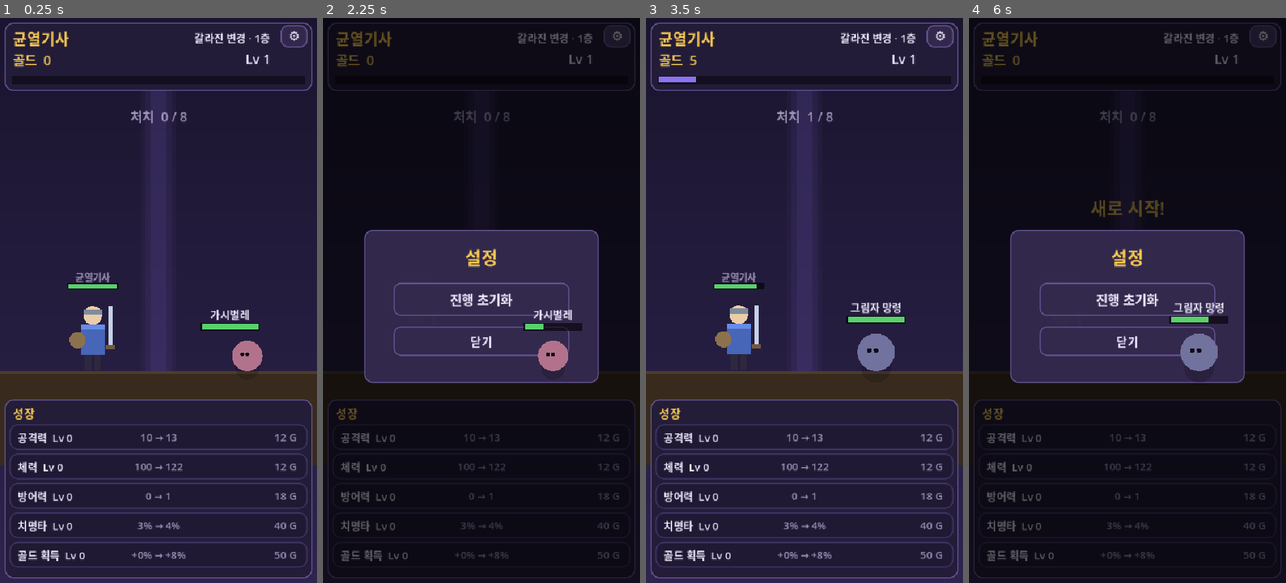
Above: before the commit, frames 1-4 (left to right).
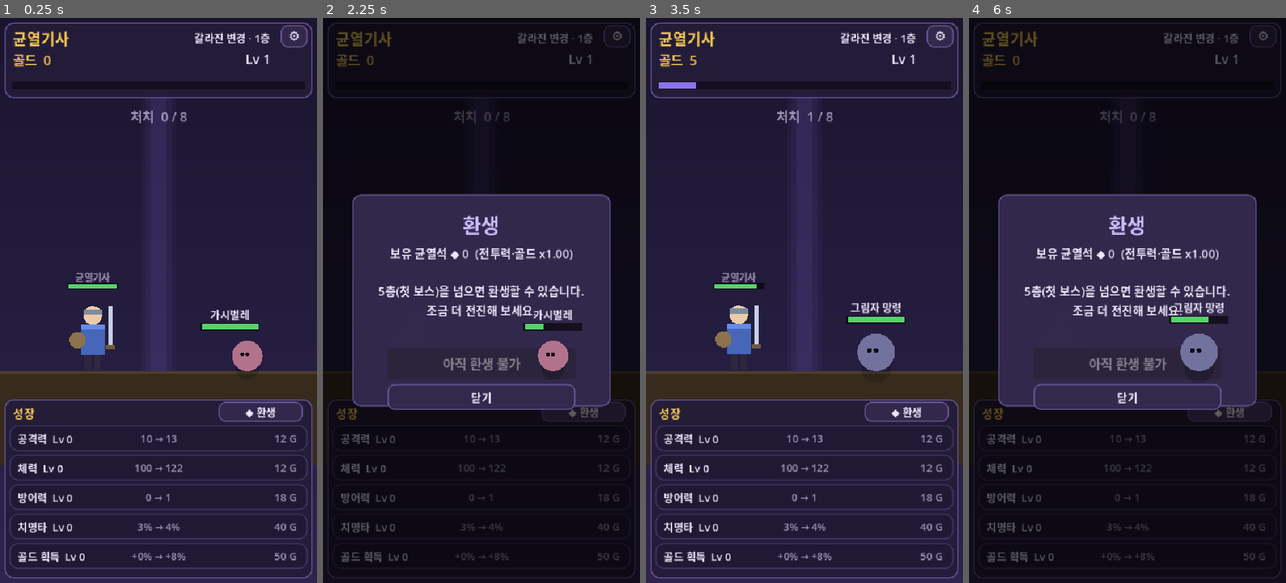
Above: after the commit, the same moments.

Repository: BN8624/unknown
Game: Godot game, scene res://Main.tscn
Same seed, same stepped clock (60 frames per second), same inputs: the game is played once before the commit and once after it.
Inputs:
- Up to frame 1 (0.25 s): no input
- Up to frame 2 (2.25 s): click "⚙" at 0.5 s; click "닫기" at 1.25 s; click "⚙" (after the commit: "◆ 환생") at 2 s
- Up to frame 3 (3.5 s): click "닫기" at 2.75 s
- Up to frame 4 (6 s): click "⚙" at 3.5 s; click "진행 초기화" at 4.25 s; click "정말 초기화? 한 번 더" at 5 s; click "⚙" (after the commit: "◆ 환생") at 5.75 s

The runs differ from the first frame. In frame 1, 7.7% of the frame differs, in the area x 1-99%, y 10-98%; in frame 2, 16%; in frame 3, 7.7%; in frame 4, 16%, in the area x 1-99%, y 11-97%.

Commit message:
feat: 균열기사 — 오프라인 보상·환생(프레스티지)·사운드 추가
- 오프라인 보상: 마지막 저장 시각 기준 정산(최대 8시간·효율 0.6),
  복귀 시 보상 팝업. 저장에 last_save_unix 추가.
- 환생(프레스티지): 균열석 재화로 영구 전투력·골드 배수(개당 +4%),
  최고 도달 층 기반 획득량. 환생 오버레이·HUD 표시.
- 사운드: 기존 CC0 assets/sfx 재사용, AudioStreamPlayer 풀로
  공격·치명타·레벨업·보스등장·승리·버튼음 연결.

Co-Authored-By: Claude Opus 4.8 <noreply@anthropic.com>

Diff:
--- a/Main.gd
+++ b/Main.gd
@@ -31,6 +31,10 @@
 var kills := 0
 var max_stage_cleared := 0
 var region_cleared := false
+var souls := 0                # 환생 재화(균열석)
+var prestige_count := 0
+var last_save_unix := 0
+var p_global_mult := 1.0      # 균열석 영구 배수
 
 # ── 파생 능력치 ──────────────────────────────────────────────────
 var p_atk := 10
@@ -65,7 +69,14 @@
 var reward_title: Label
 var reward_body: Label
 var settings_overlay: Control
+var prestige_overlay: Control
+var prestige_body: Label
+var prestige_do_btn: Button
+var lbl_souls: Label
 var save_timer := 0.0
+var sfx_streams := {}
+var sfx_players: Array = []
+var sfx_next := 0
 
 
 func _ready() -> void:
@@ -77,6 +88,8 @@
 	_build_notice()
 	_build_reward_overlay()
 	_build_settings_overlay()
+	_build_prestige_overlay()
+	_setup_audio()
 	var s := SaveSystem.load_state()
 	if not s.is_empty():
 		_apply_save(s)
@@ -86,6 +99,8 @@
 	_update_hud()
 	_update_growth_buttons()
 	_apply_font()
+	if not _shot_mode and not s.is_empty():
+		_grant_offline(s)
 	if _shot_mode:
 		_run_shot_sequence()
 
@@ -106,6 +121,15 @@
 	_show_reward("보스 격파!", "거대 거미 아라크 처치\n골드 +1,200\n전투력이 단단해졌습니다.\n\n6층으로 전진!")
 	await get_tree().create_timer(0.4).timeout
 	_save_shot("r04_reward")
+	reward_overlay.visible = false
+	max_stage_cleared = 12; souls = 8; _recompute_stats(); _update_hud()
+	_open_prestige()
+	await get_tree().create_timer(0.4).timeout
+	_save_shot("r05_prestige")
+	prestige_overlay.visible = false
+	_show_reward("돌아오셨군요!", "자리를 비운 3시간 12분 동안\n부하들이 사냥했습니다.\n\n골드 +18,400")
+	await get_tree().create_timer(0.4).timeout
+	_save_shot("r06_offline")
 	get_tree().quit(0)
 
 func _save_shot(tag: String) -> void:
@@ -192,7 +216,7 @@
 
 # ── 상단 HUD ─────────────────────────────────────────────────────
 func _build_hud() -> void:
-	var panel := _new_panel(Rect2(8, 8, 524, 116), COL_PANEL)
+	var panel := _new_panel(Rect2(8, 8, 524, 128), COL_PANEL)
 	add_child(panel)
 
 	var title := _new_label(GameData.GAME_TITLE, 26, COL_GOLD)
@@ -212,7 +236,9 @@
 	gear.size = Vector2(46, 38)
 	gear.add_theme_font_size_override("font_size", 22)
 	_style_button(gear)
-	gear.pressed.connect(func() -> void: settings_overlay.visible = true)
+	gear.pressed.connect(func() -> void:
+		_play("button")
+		settings_overlay.visible = true)
 	add_child(gear)
 
 	lbl_gold = _new_label("", 22, COL_GOLD)
@@ -225,16 +251,22 @@
 	lbl_level.horizontal_alignment = HORIZONTAL_ALIGNMENT_RIGHT
 	add_child(lbl_level)
 
+	lbl_souls = _new_label("", 15, Color(0.80, 0.72, 1.0))
+	lbl_souls.position = Vector2(180, 82)
+	lbl_souls.size = Vector2(330, 18)
+	lbl_souls.horizontal_alignment = HORIZONTAL_ALIGNMENT_RIGHT
+	add_child(lbl_souls)
+
 	var exp_bg := ColorRect.new()
 	exp_bg.color = Color(0, 0, 0, 0.45)
-	exp_bg.size = Vector2(500, 14)
-	exp_bg.position = Vector2(20, 98)
+	exp_bg.size = Vector2(500, 13)
+	exp_bg.position = Vector2(20, 108)
 	exp_bg.mouse_filter = Control.MOUSE_FILTER_IGNORE
 	add_child(exp_bg)
 	exp_fill = ColorRect.new()
 	exp_fill.color = COL_EXP
-	exp_fill.size = Vector2(0, 10)
-	exp_fill.position = Vector2(22, 100)
+	exp_fill.size = Vector2(0, 9)
+	exp_fill.position = Vector2(22, 110)
 	exp_fill.mouse_filter = Control.MOUSE_FILTER_IGNORE
 	add_child(exp_fill)
 
@@ -246,7 +278,19 @@
 	var head := _new_label("성장", 20, COL_GOLD)
 	head.position = Vector2(22, 656)
 	add_child(head)
-	var y := 690.0
+
+	var prestige_btn := Button.new()
+	prestige_btn.text = "◆ 환생"
+	prestige_btn.position = Vector2(372, 652)
+	prestige_btn.size = Vector2(144, 34)
+	prestige_btn.add_theme_font_size_override("font_size", 18)
+	_style_button(prestige_btn)
+	prestige_btn.pressed.connect(func() -> void:
+		_play("button")
+		_open_prestige())
+	add_child(prestige_btn)
+
+	var y := 692.0
 	for udef in GameData.UPGRADES:
 		_make_upgrade_row(udef, y)
 		y += 50.0
@@ -363,6 +407,157 @@
 	settings_overlay.add_child(close_btn)
 
 
+# ── 환생(프레스티지) 오버레이 ────────────────────────────────────
+func _build_prestige_overlay() -> void:
+	prestige_overlay = Control.new()
+	prestige_overlay.size = GameData.SCREEN
+	prestige_overlay.visible = false
+	add_child(prestige_overlay)
+	var dim := ColorRect.new()
+	dim.color = Color(0, 0, 0, 0.62)
+	dim.size = GameData.SCREEN
+	dim.mouse_filter = Control.MOUSE_FILTER_STOP
+	prestige_overlay.add_child(dim)
+	var box := _new_panel(Rect2(50, 300, 440, 360), COL_PANEL_HI)
+	prestige_overlay.add_child(box)
+	var t := _new_label("환생", 34, Color(0.82, 0.74, 1.0))
+	t.position = Vector2(50, 326)
+	t.size = Vector2(440, 44)
+	t.horizontal_alignment = HORIZONTAL_ALIGNMENT_CENTER
+	prestige_overlay.add_child(t)
+	prestige_body = _new_label("", 20, COL_TEXT)
+	prestige_body.position = Vector2(78, 384)
+	prestige_body.size = Vector2(384, 170)
+	prestige_body.horizontal_alignment = HORIZONTAL_ALIGNMENT_CENTER
+	prestige_body.autowrap_mode = TextServer.AUTOWRAP_WORD_SMART
+	prestige_overlay.add_child(prestige_body)
+
+	prestige_do_btn = Button.new()
+	prestige_do_btn.position = Vector2(110, 560)
+	prestige_do_btn.size = Vector2(320, 54)
+	prestige_do_btn.add_theme_font_size_override("font_size", 22)
+	_style_button(prestige_do_btn)
+	var confirming := {"v": false}
+	prestige_do_btn.pressed.connect(func() -> void:
+		var gain := GameData.souls_for(max_stage_cleared)
+		if gain <= 0:
+			return
+		if not confirming["v"]:
+			confirming["v"] = true
+			prestige_do_btn.text = "정말 환생? 한 번 더"
+		else:
+			confirming["v"] = false
+			_play("boss_victory")
+			_do_prestige(gain)
+			prestige_overlay.visible = false)
+	prestige_overlay.add_child(prestige_do_btn)
+
+	var pclose_btn := Button.new()
+	pclose_btn.text = "닫기"
+	pclose_btn.position = Vector2(110, 622)
+	pclose_btn.size = Vector2(320, 44)
+	pclose_btn.add_theme_font_size_override("font_size", 19)
+	_style_button(pclose_btn)
+	pclose_btn.pressed.connect(func() -> void:
+		confirming["v"] = false
+		prestige_overlay.visible = false)
+	prestige_overlay.add_child(pclose_btn)
+
+
+func _open_prestige() -> void:
+	var gain := GameData.souls_for(max_stage_cleared)
+	var cur_mult := GameData.global_mult(souls)
+	var next_mult := GameData.global_mult(souls + gain)
+	var body := "보유 %s ◆ %d  (전투력·골드 x%.2f)\n\n" % [GameData.SOUL_NAME, souls, cur_mult]
+	if gain > 0:
+		body += "지금 환생하면 %s ◆ %d 획득\n→ 배수 x%.2f\n\n레벨·골드·강화·층은 초기화됩니다." % [GameData.SOUL_NAME, gain, next_mult]
+		prestige_do_btn.disabled = false
+		prestige_do_btn.text = "환생하고 ◆%d 받기" % gain
+	else:
+		body += "%d층(첫 보스)을 넘으면 환생할 수 있습니다.\n조금 더 전진해 보세요." % GameData.SOUL_MIN_STAGE
+		prestige_do_btn.disabled = true
+		prestige_do_btn.text = "아직 환생 불가"
+	prestige_body.text = body
+	prestige_overlay.visible = true
+	if kfont != null:
+		_apply_font_to(prestige_overlay)
+
+
+func _do_prestige(gain: int) -> void:
+	souls += gain
+	prestige_count += 1
+	level = 1; exp = 0; gold = 0
+	upgrades = {"atk": 0, "hp": 0, "def": 0, "crit": 0, "gold": 0}
+	stage = 1; kills = 0; max_stage_cleared = 0; region_cleared = false
+	_recompute_stats()
+	p_hp = p_max_hp
+	busy = false
+	_save()
+	_update_hud()
+	_update_growth_buttons()
+	_spawn_enemy()
+	_flash_notice("환생!  전투력 x%.2f" % p_global_mult)
+
+
+# ── 오프라인 보상 ────────────────────────────────────────────────
+func _grant_offline(s: Dictionary) -> void:
+	var last := int(s.get("last_save_unix", 0))
+	if last <= 0:
+		return
+	var elapsed: int = int(Time.get_unix_time_from_system()) - last
+	if elapsed < GameData.OFFLINE_MIN_SEC:
+		return
+	elapsed = mini(elapsed, GameData.OFFLINE_CAP_SEC)
+	var dps := float(p_atk) / p_interval * (1.0 + p_crit * (float(GameData.PLAYER_BASE["crit_mult"]) - 1.0))
+	var ehp := float(GameData.enemy_hp(stage))
+	var kills_per_sec: float = clampf(dps / maxf(1.0, ehp), 0.0, 3.0)
+	var gold_per_sec := kills_per_sec * float(_gold_gain(GameData.enemy_gold(stage)))
+	var reward := int(round(gold_per_sec * elapsed * GameData.OFFLINE_EFFICIENCY))
+	if reward <= 0:
+		return
+	gold += reward
+	_update_hud()
+	_update_growth_buttons()
+	_save()
+	var hrs := elapsed / 3600
+	var mins := (elapsed % 3600) / 60
+	var dur := ("%d시간 %d분" % [hrs, mins]) if hrs > 0 else ("%d분" % mins)
+	_show_reward("돌아오셨군요!", "자리를 비운 %s 동안\n부하들이 사냥했습니다.\n\n골드 +%s" % [dur, _fmt(reward)])
+	busy = true
+	await get_tree().create_timer(2.4).timeout
+	reward_overlay.visible = false
+	busy = false
+
+
+# ── 사운드 ───────────────────────────────────────────────────────
+func _setup_audio() -> void:
+	for name in ["attack_basic", "hit", "heavy", "level_up", "boss_appear", "boss_victory", "button"]:
+		var path := "res://assets/sfx/%s.wav" % name
+		if ResourceLoader.exists(path):
+			sfx_streams[name] = load(path)
+	for i in range(6):
+		var p := AudioStreamPlayer.new()
+		add_child(p)
+		sfx_players.append(p)
+
+const SFX_VOL := {
+	"attack_basic": -12.0, "hit": -10.0, "heavy": -6.0, "level_up": -5.0,
+	"boss_appear": -4.0, "boss_victory": -3.0, "button": -11.0,
+}
+
+func _play(name: String) -> void:
+	if name == "" or sfx_players.is_empty():
+		return
+	var stream = sfx_streams.get(name, null)
+	if stream == null:
+		return
+	var pl: AudioStreamPlayer = sfx_players[sfx_next]
+	sfx_next = (sfx_next + 1) % sfx_players.size()
+	pl.stream = stream
+	pl.volume_db = float(SFX_VOL.get(name, -8.0))
+	pl.play()
+
+
 # ── 캐릭터 생성(도형 조합) ───────────────────────────────────────
 func _make_hero() -> Node2D:
 	var root := Node2D.new()
@@ -446,6 +641,8 @@
 	if kfont != null:
 		_apply_font_to(lbl_enemy_name)
 
+	if enemy["boss"]:
+		_play("boss_appear")
 	e_atk_timer = 0.0
 	_update_progress()
 
@@ -482,6 +679,7 @@
 	if crit:
 		dmg = int(round(dmg * GameData.PLAYER_BASE["crit_mult"]))
 	enemy["hp"] = int(enemy["hp"]) - dmg
+	_play("heavy" if crit else "attack_basic")
 	_hit_flash(enemy_node)
 	_float_text(Vector2(ENEMY_X, GROUND_Y - enemy["r"] * 2.0 - 6), str(dmg), COL_GOLD if crit else COL_TEXT, crit)
 	_update_enemy_hp()
@@ -512,9 +710,10 @@
 
 func _enemy_die() -> void:
 	enemy["dying"] = true
-	gold += int(round(int(enemy["gold"]) * (1.0 + upgrades["gold"] * GameData.upgrade_def("gold")["per"])))
+	gold += _gold_gain(int(enemy["gold"]))
 	_gain_exp(int(enemy["exp"]))
 	var was_boss: bool = enemy["boss"]
+	_play("boss_victory" if was_boss else "")
 	if is_instance_valid(enemy_node):
 		var tw := create_tween()
 		tw.tween_property(enemy_node, "scale", Vector2(0.1, 0.1), 0.22)
@@ -576,6 +775,7 @@
 	var cost := GameData.upgrade_cost(udef, upgrades[id])
 	if gold < cost:
 		return
+	_play("button")
 	gold -= cost
 	upgrades[id] = int(upgrades[id]) + 1
 	_recompute_stats()
@@ -589,12 +789,19 @@
 
 func _recompute_stats() -> void:
 	var b: Dictionary = GameData.PLAYER_BASE
-	p_atk = int(b["atk"]) + (level - 1) * GameData.LVL_ATK + upgrades["atk"] * GameData.upgrade_def("atk")["per"]
+	p_global_mult = GameData.global_mult(souls)
+	var raw_atk: int = int(b["atk"]) + (level - 1) * GameData.LVL_ATK + upgrades["atk"] * GameData.upgrade_def("atk")["per"]
+	p_atk = int(round(raw_atk * p_global_mult))
 	p_max_hp = int(b["hp"]) + (level - 1) * GameData.LVL_HP + upgrades["hp"] * GameData.upgrade_def("hp")["per"]
 	p_def = int(b["def"]) + upgrades["def"] * GameData.upgrade_def("def")["per"]
 	p_crit = float(b["crit"]) + upgrades["crit"] * GameData.upgrade_def("crit")["per"]
 	p_interval = float(b["atk_interval"])
 	p_hp = mini(p_hp, p_max_hp)
+
+
+func _gold_gain(base: int) -> int:
+	var bonus: float = 1.0 + int(upgrades["gold"]) * float(GameData.upgrade_def("gold")["per"])
+	return int(round(base * bonus * p_global_mult))
 
 
 func _gain_exp(amount: int) -> void:
@@ -604,6 +811,7 @@
 		level += 1
 		_recompute_stats()
 		p_hp = p_max_hp
+		_play("level_up")
 		_flash_notice("레벨 업!  Lv %d" % level)
 
 
@@ -615,6 +823,10 @@
 	lbl_stage.text = depth
 	var need := GameData.exp_to_next(level)
 	exp_fill.size.x = 500.0 * clampf(float(exp) / float(need), 0.0, 1.0)
+	if souls > 0 or prestige_count > 0:
+		lbl_souls.text = "%s ◆ %d   전투력 x%.2f" % [GameData.SOUL_NAME, souls, p_global_mult]
+	else:
+		lbl_souls.text = ""
 	_update_hero_hp()
 
 
@@ -719,6 +931,7 @@
 		"level": level, "exp": exp, "gold": gold, "upgrades": upgrades,
 		"stage": stage, "kills": kills,
 		"max_stage_cleared": max_stage_cleared, "region_cleared": region_cleared,
+		"souls": souls, "prestige_count": prestige_count,
 	}
 
 
@@ -736,6 +949,9 @@
 	kills = s["kills"]
 	max_stage_cleared = s["max_stage_cleared"]
 	region_cleared = s["region_cleared"]
+	souls = int(s.get("souls", 0))
+	prestige_count = int(s.get("prestige_count", 0))
+	last_save_unix = int(s.get("last_save_unix", 0))
 
 
 func _reset_progress() -> void:
@@ -743,6 +959,7 @@
 	level = 1; exp = 0; gold = 0
 	upgrades = {"atk": 0, "hp": 0, "def": 0, "crit": 0, "gold": 0}
 	stage = 1; kills = 0; max_stage_cleared = 0; region_cleared = false
+	souls = 0; prestige_count = 0
 	_recompute_stats()
 	p_hp = p_max_hp
 	busy = false
--- a/reset/GameData.gd
+++ b/reset/GameData.gd
@@ -108,3 +108,23 @@
 		if u["id"] == id:
 			return u
 	return {}
+
+# ── 환생(프레스티지) ─────────────────────────────────────────────
+const SOUL_NAME := "균열석"
+const SOUL_MIN_STAGE := 5        # 첫 보스(5층) 클리어부터 환생 가능
+const SOUL_PER_MULT := 0.04      # 균열석 1개당 전투력·골드 +4%
+
+# 지금 환생하면 얻을 균열석. 도달한 최고 스테이지가 높을수록 많이.
+static func souls_for(max_stage_cleared: int) -> int:
+	if max_stage_cleared < SOUL_MIN_STAGE:
+		return 0
+	return int(floor(pow(float(max_stage_cleared), 1.55) * 0.5))
+
+# 보유 균열석으로 인한 영구 배수(전투력·골드에 곱).
+static func global_mult(souls: int) -> float:
+	return 1.0 + souls * SOUL_PER_MULT
+
+# ── 오프라인 보상 ────────────────────────────────────────────────
+const OFFLINE_CAP_SEC := 8 * 3600   # 최대 8시간 정산
+const OFFLINE_EFFICIENCY := 0.6     # 활동 대비 효율
+const OFFLINE_MIN_SEC := 60         # 1분 미만은 정산·표시 안 함
--- a/reset/SaveSystem.gd
+++ b/reset/SaveSystem.gd
@@ -16,6 +16,9 @@
 		"kills": int(state.get("kills", 0)),
 		"max_stage_cleared": int(state.get("max_stage_cleared", 0)),
 		"region_cleared": bool(state.get("region_cleared", false)),
+		"souls": int(state.get("souls", 0)),
+		"prestige_count": int(state.get("prestige_count", 0)),
+		"last_save_unix": int(Time.get_unix_time_from_system()),
 	}
 	var f := FileAccess.open(PATH, FileAccess.WRITE)
 	if f == null:
@@ -51,6 +54,9 @@
 		"kills": maxi(0, int(parsed.get("kills", 0))),
 		"max_stage_cleared": maxi(0, int(parsed.get("max_stage_cleared", 0))),
 		"region_cleared": bool(parsed.get("region_cleared", false)),
+		"souls": maxi(0, int(parsed.get("souls", 0))),
+		"prestige_count": maxi(0, int(parsed.get("prestige_count", 0))),
+		"last_save_unix": int(parsed.get("last_save_unix", 0)),
 	}
 
 static func clear() -> void:
Not shown, changed: HANDOFF.md
